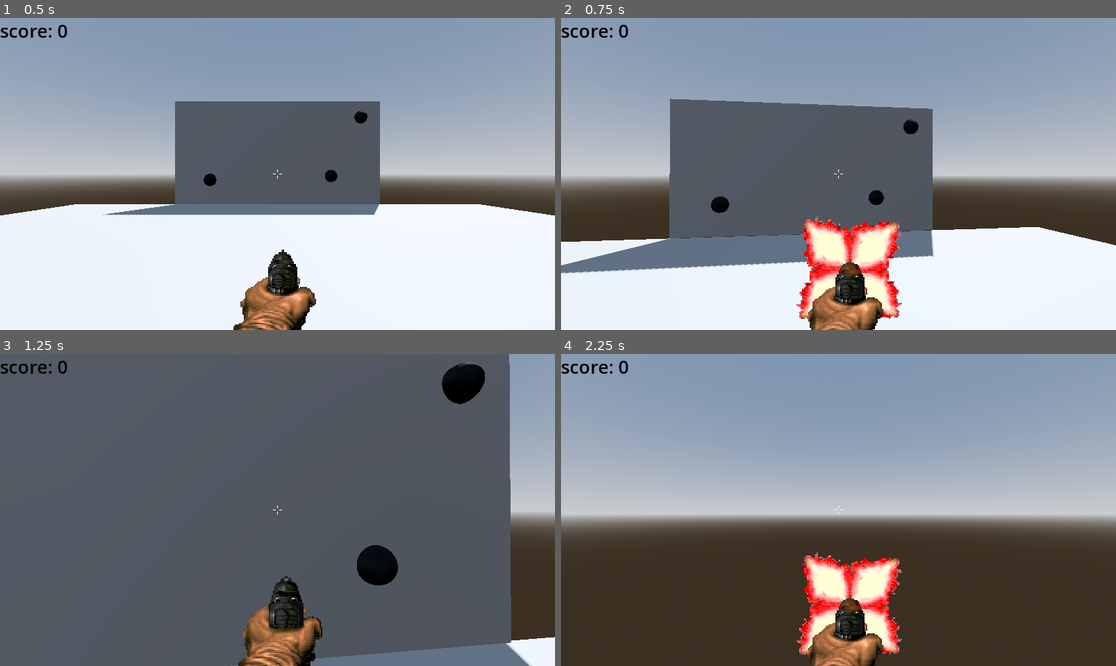
Above: before the commit, frames 1-4 (two rows, left to right).
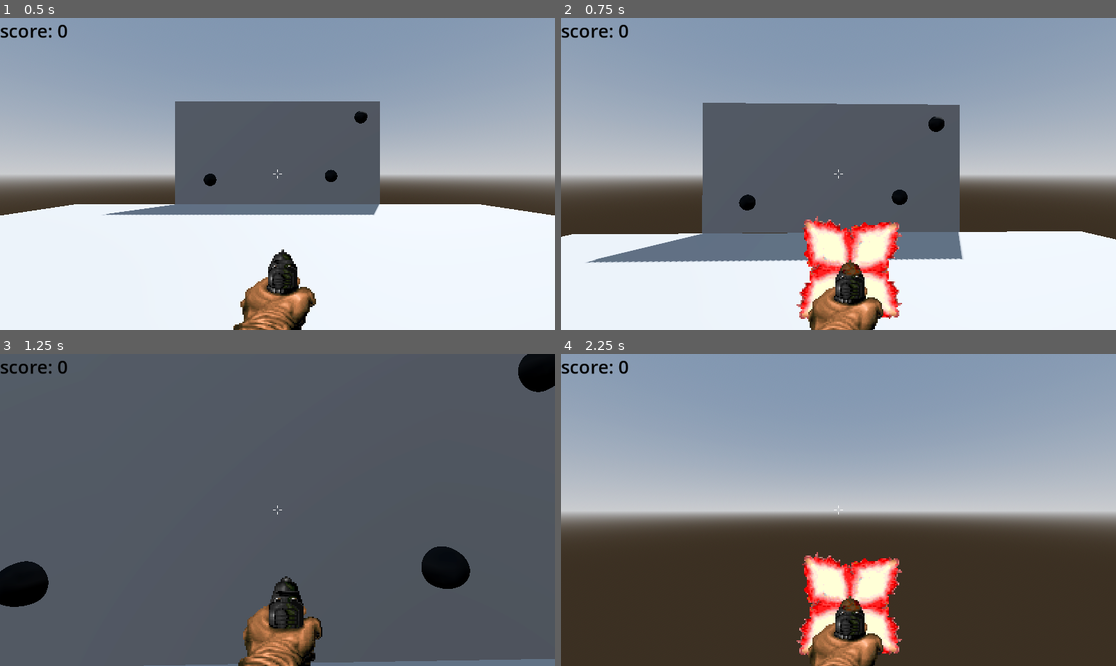
Above: after the commit, the same moments.

Repository: migl3548/testfps1_godot
Game: Godot game, scene res://world.tscn
Two runs of this game, one before a commit and one after it. Both use one fixed random seed, a clock stepped at 60 frames per second and the inputs below.
Inputs (mouse positions are in pixels of both pictures, inside the frame that each line leads up to):
- Up to frame 1 (0.5 s): no input
- Up to frame 2 (0.75 s): tap Enter (ui_accept) at 0.5 s; move the mouse to (866, 174) at 0.52 s; hold Up (ui_up) from 0.53 s (still down); click (866, 174) at 0.67 s
- Up to frame 3 (1.25 s): keep holding Up (ui_up); tap Enter (ui_accept) at 0.77 s
- Up to frame 4 (2.25 s): keep holding Up (ui_up); move the mouse to (810, 510) at 1.27 s; click (810, 510) at 1.42 s; tap Enter (ui_accept) at 1.52 s; move the mouse to (849, 503) at 2.02 s; click (849, 503) at 2.17 s

Frame 1 is identical in both runs. In frame 2, 7.9% of the frame differs, in the area x 0-100%, y 25-82%; in frame 3, 13%, in the area x 0-100%, y 0-100%; in frame 4, 2.9%.

Commit message:
WORKING GRIDSHOT 3

Diff:
--- a/player/scripts/player.gd
+++ b/player/scripts/player.gd
@@ -1,7 +1,7 @@
 extends CharacterBody3D
 
 const SPEED: float = 10.0
-const MOUSE_SENS: float = 0.1
+const MOUSE_SENS: float = 0.02
 const JUMP_VELOCITY = 4.5
 const PITCH_LIMIT: float = 89.0
 
